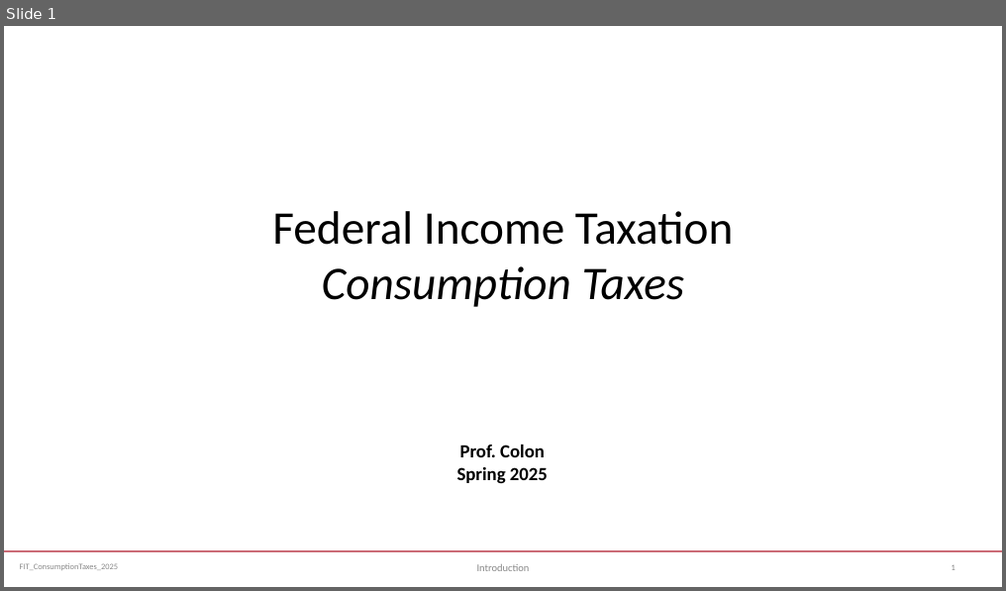
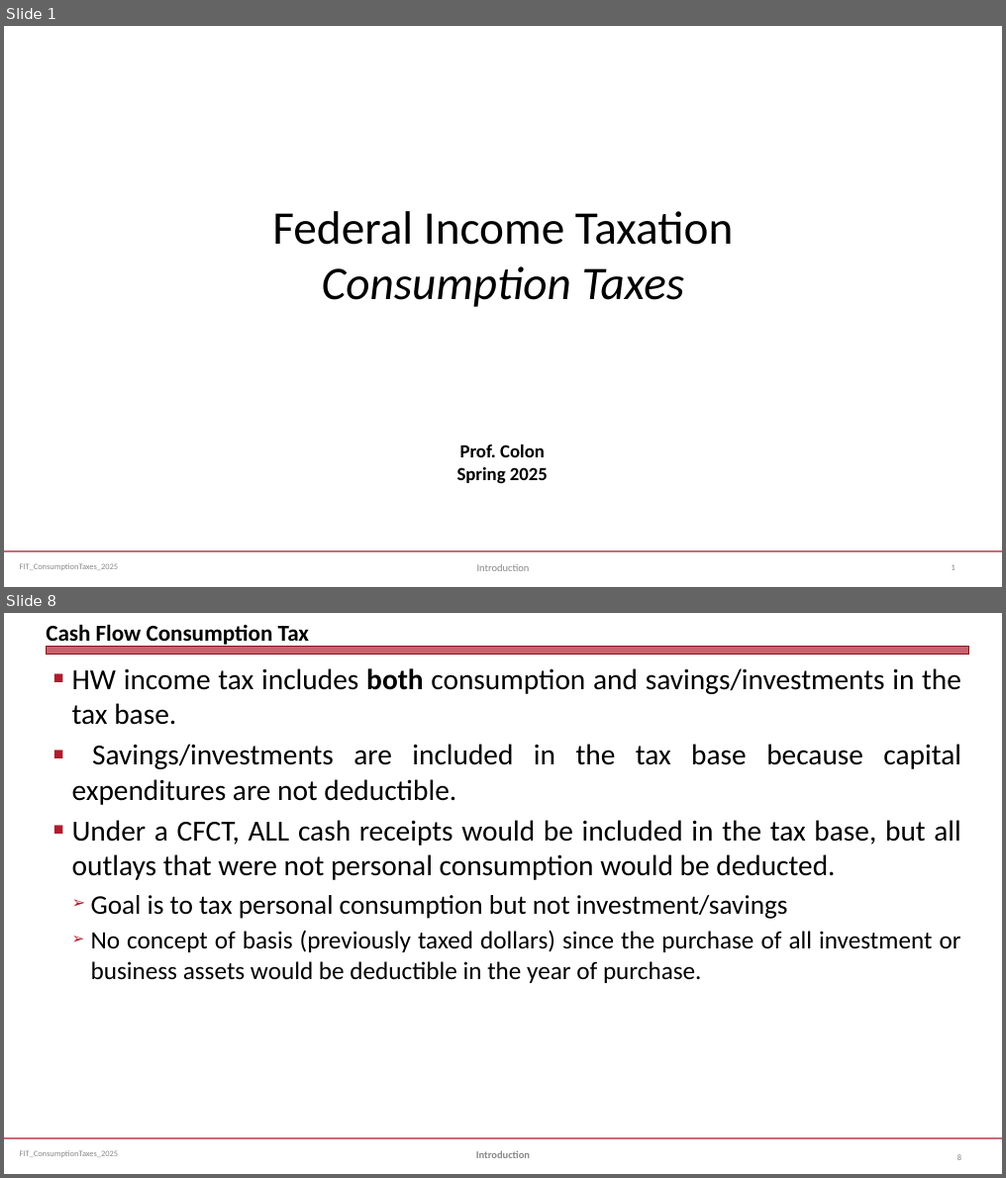
Before and after one commit to jmc877/Fed-Income-Tax, a slide deck: slides/FIT_ConsumptionTaxes_2025S.pptx. Shown one above the other, each under a label of ours: slide 1 before the commit, slides 1 and 8 after it; the slides between them are not shown. The pictures are 1006x591 and 1006x1178 pixels, drawn with LibreOffice and Linux fonts; fonts in the diff are those of the drawing. Boxes give left, top, right and bottom in pixels: in the first picture for what was removed or moved away, otherwise in the second. Text is boxed around its words. In the diff, an @@ line names an element or a change of style, - is before the commit and + after.

```diff
--- a/slides/FIT_ConsumptionTaxes_2025S.pptx
+++ b/slides/FIT_ConsumptionTaxes_2025S.pptx
@@ slide 8 added at <box>4,613,1002,1174</box>, background #FFFFFF; not listed: 2 template elements that a slide beside it also shows @@
@@ title added at <box>46,624,309,648</box>, 22 pt, text #000000, bold @@
+Cash Flow Consumption Tax
@@ rectangle added at <box>46,647,969,655</box>, fill #B01C2E at 69% opacity, outline #821522 0 pt @@
@@ text added at <box>72,668,961,983</box>, 28 pt, text #000000 @@
+■ HW income tax includes both consumption and savings/investments in the tax base.
+■ Savings/investments are included in the tax base because capital expenditures are not deductible.
+■ Under a CFCT, ALL cash receipts would be included in the tax base, but all outlays that were not personal consumption would be deducted.
+  ➢ Goal is to tax personal consumption but not investment/savings
+  ➢ No concept of basis (previously taxed dollars) since the purchase of all investment or business assets would be deductible in the year of purchase.
@@ text added at <box>476,1151,530,1158</box>, 10 pt, text #898989, bold @@
+Introduction
@@ page number added at <box>957,1155,961,1160</box>, 8 pt, text #808080 @@
+8
```
Also in this commit, not shown: 2 slides changed, 14 other slides added, 1 other file.
